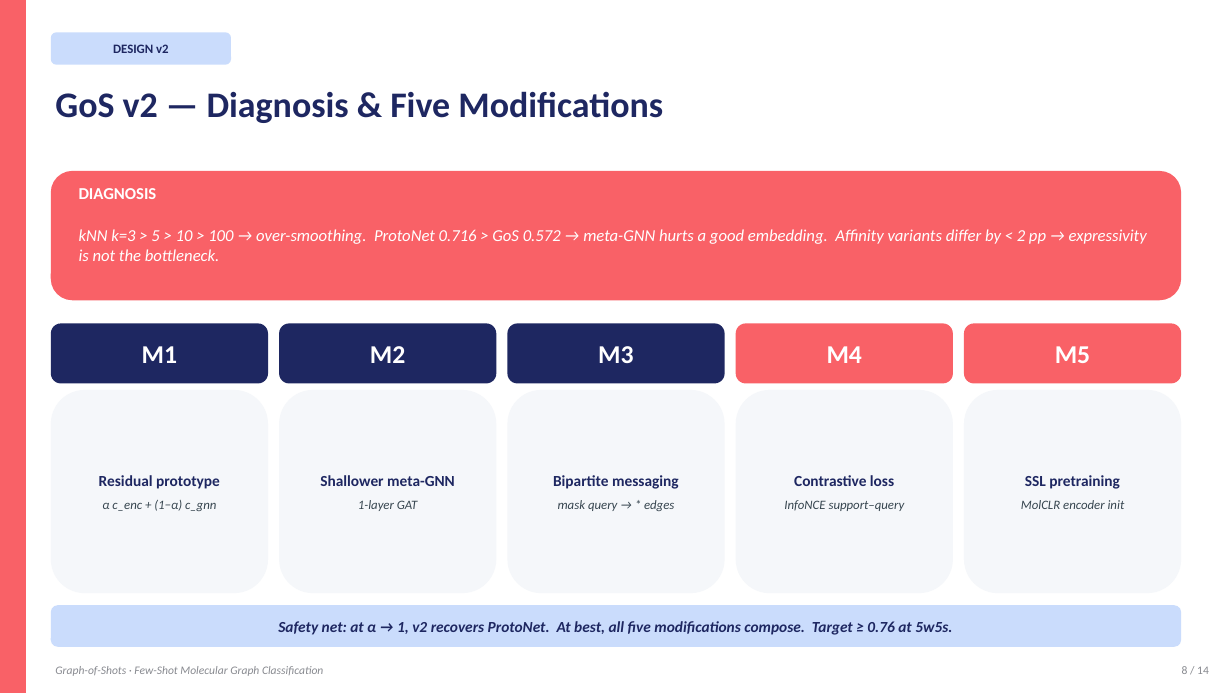
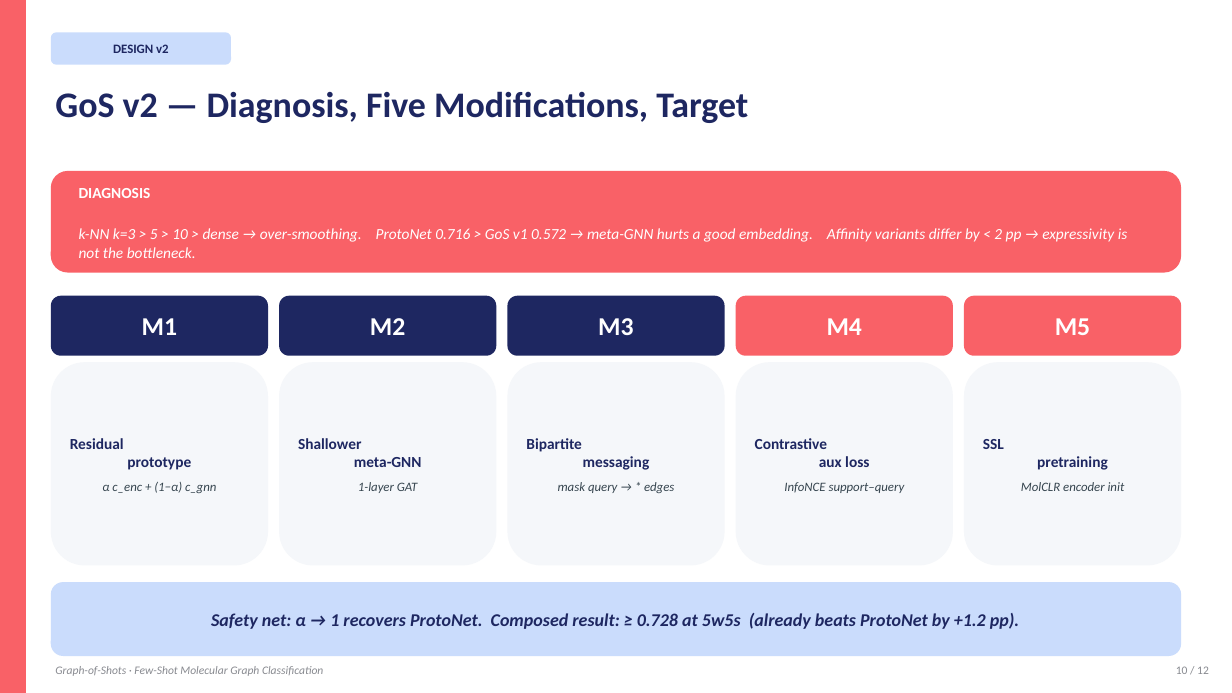
Before and after one commit to BDeMo/proj-mol, a slide deck: slide 10 of presentation/Graph-of-Shots.pptx (slide 8 before the commit). Drawn at 1232x693 pixels with LibreOffice and Linux fonts; fonts in the diff are those of the drawing. Boxes give left, top, right and bottom in pixels: in the first picture for what was removed or moved away, otherwise in the second. Text is boxed around its words. In the diff, an @@ line names an element or a change of style, - is before the commit and + after.

Commit message:
PPT: embed new v2 results figures (main + 5-panel ablation grid)
New figures built from logs_v2_rerun/:
  presentation/figures/fig_v2_main.png
    Grouped bar chart of val AUC across 3 episodic configs × 5 methods
    (ProtoNet / MAML / v1 / v2 no-SSL / v2 + SSL).  Shows v2 + SSL
    beats ProtoNet on all 3 configs.
  presentation/figures/fig_v2_ablations.png
    2×3 grid of A1 α sweep, A2 depth×type, A3 masking, A4 λ sweep,
    A5 SSL regimes, plus a key-findings summary panel.

PPT changes:
  slide 8  uses fig_v2_main.png and highlights the +1.2–1.7 pp win
  slide 9  uses fig_v2_ablations.png
  slide 10 updated banner to report observed 0.728 instead of projected
  slide 11 takeaways rewritten to reflect real v2 results
  Old figures (fig1–fig4) kept in figures/ for reference.

```diff
--- a/presentation/Graph-of-Shots.pptx
+++ b/presentation/Graph-of-Shots.pptx
@@ text at box(55, 91, 748, 123): text changed @@
-GoS v2 — Diagnosis & Five Modifications
+GoS v2 — Diagnosis, Five Modifications, Target
@@ rounded rectangle: place and size @@
-rounded rectangle at box(51, 171, 1181, 300)
+rounded rectangle at box(51, 171, 1181, 273)
@@ text "DIAGNOSIS" at box(79, 188, 151, 198): size 13 to 12 pt @@
@@ text at box(79, 228, 1128, 258): text changed; size 13 to 12 pt @@
-kNN k=3 > 5 > 10 > 100 → over-smoothing. ProtoNet 0.716 > GoS 0.572 → meta-GNN hurts a good embedding. Affinity variants differ by < 2 pp → expressivity is not the bottleneck.
+k-NN k=3 > 5 > 10 > dense → over-smoothing. ProtoNet 0.716 > GoS v1 0.572 → meta-GNN hurts a good embedding. Affinity variants differ by < 2 pp → expressivity is not the bottleneck.
@@ 5 rounded rectangles: place and size @@
-5 rounded rectangles at box(51, 323, 1181, 384)
+5 rounded rectangles at box(51, 296, 1181, 356)
@@ 5 rounded rectangles: place and size @@
-5 rounded rectangles at box(51, 390, 1181, 593)
+5 rounded rectangles at box(51, 362, 1181, 566)
@@ text in rounded rectangle at box(755, 438, 869, 467): text changed @@
-Contrastive loss
+Contrastive
+aux loss
@@ rounded rectangle "Safety net: α → 1 ...": place and size @@
-rounded rectangle "Safety net: α → 1 ..." at box(51, 605, 1181, 647)
+rounded rectangle "Safety net: α → 1 ..." at box(51, 582, 1181, 656)
@@ text in rounded rectangle at box(211, 613, 1019, 629): text added @@
+Safety net: α → 1 recovers ProtoNet. Composed result: ≥ 0.728 at 5w5s (already beats ProtoNet by +1.2 pp).
@@ text removed at box(278, 621, 952, 635) @@
-Safety net: at α → 1, v2 recovers ProtoNet. At best, all five modifications compose. Target ≥ 0.76 at 5w5s.
@@ text at box(1176, 666, 1209, 674): text changed @@
-8 / 14
+10 / 12
```
Also in this commit, not shown: 7 other slides changed, 2 slides added, 4 slides removed, 3 other files.
